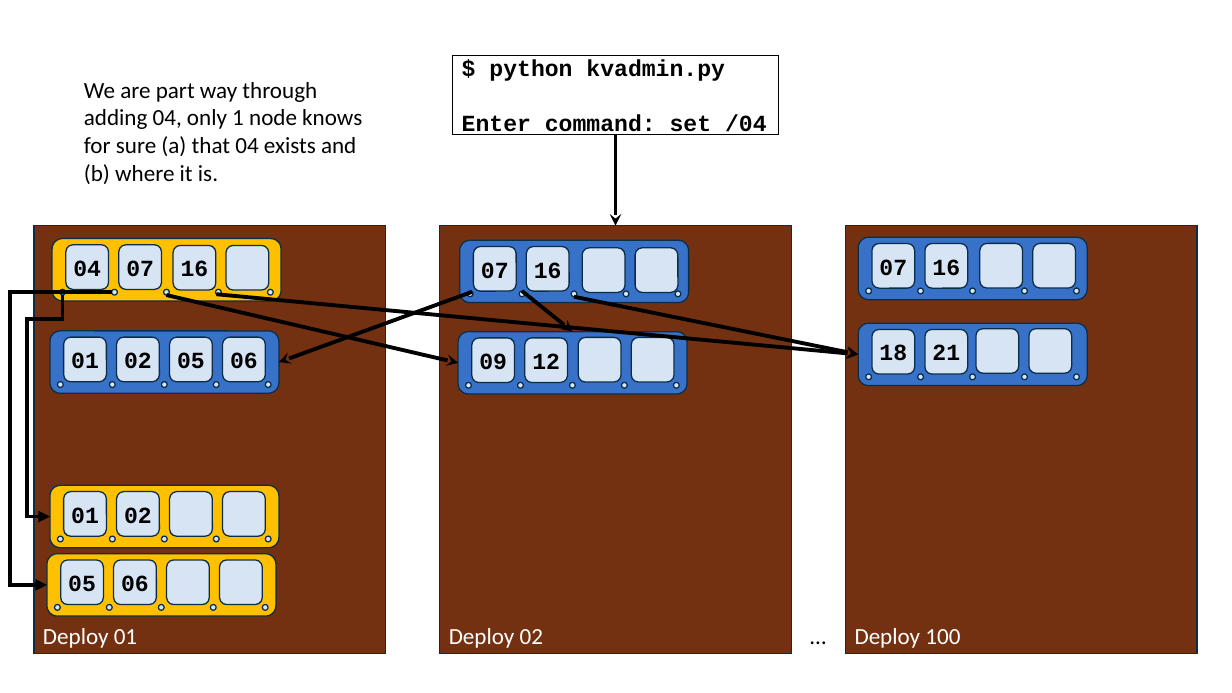
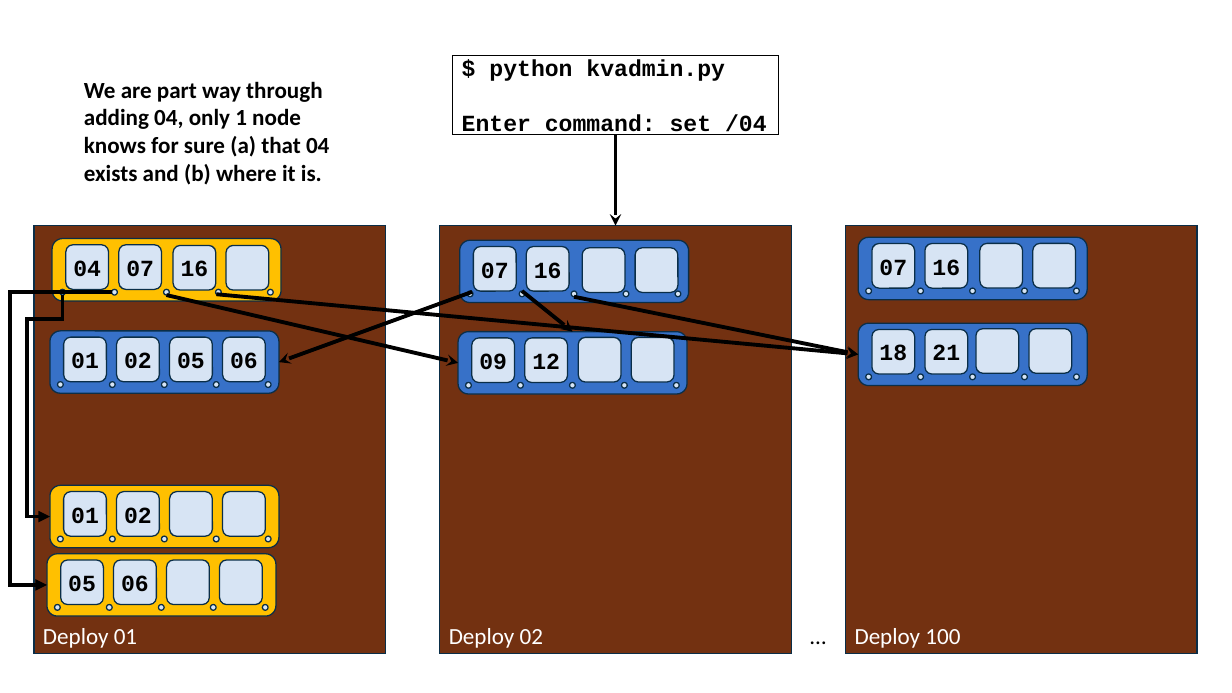
Before and after one commit to csev/pg4e, a slide deck: slide 26 of lectures/07-DenoKV.pptx (slide 27 before the commit). Drawn at 1232x693 pixels with LibreOffice and Linux fonts; fonts in the diff are those of the drawing. Boxes give left, top, right and bottom in pixels: in the first picture for what was removed or moved away, otherwise in the second. Text is boxed around its words. In the diff, an @@ line names an element or a change of style, - is before the commit and + after.

```diff
--- a/lectures/07-DenoKV.pptx
+++ b/lectures/07-DenoKV.pptx
@@ text "We are part way through ..." at bbox=[84, 81, 329, 185]: bold on @@
```
Also in this commit, not shown: 2 other slides changed, 9 slides added, 1 slide removed, 3 other files.
